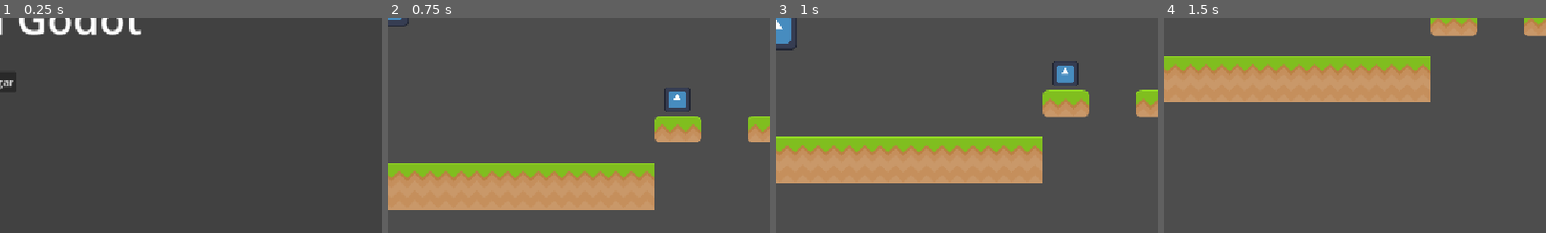
Above: before the commit, frames 1-4 (left to right).
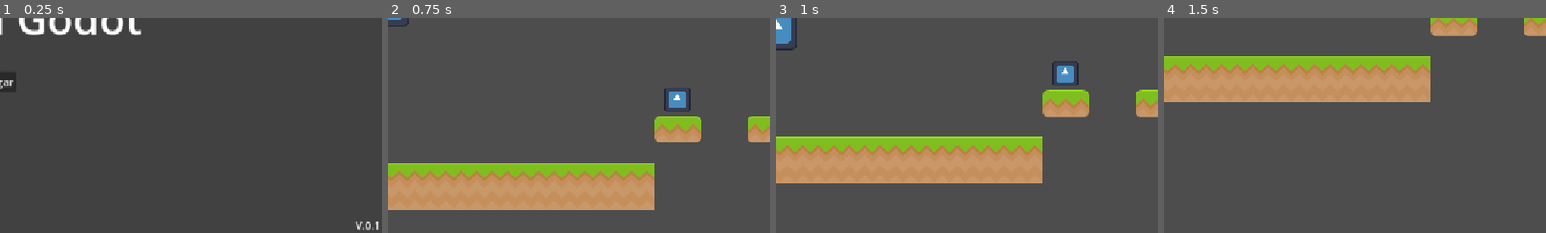
Above: after the commit, the same moments.

Repository: ntGeo/Godot_1
Game: Godot game, scene res://menú.tscn
The game is run twice, just before and just after one commit, with the same random seed, the same clock (stepped at 60 frames per second) and the same inputs. The engine's default icon, where the game draws it, is replaced by a stand-in: a white triangle on a blue panel in a dark square.
Inputs:
- Up to frame 1 (0.25 s): no input
- Up to frame 2 (0.75 s): click "Jugar" at 0.5 s
- Up to frame 3 (1 s): no input
- Up to frame 4 (1.5 s): tap Enter (ui_accept) at 1.25 s; hold Right (ui_right) from 1.28 s (still down)
The pictures show only the part of the screen within x 50-100%, y 50-100%; the shares and areas given below are measured in that part.

The runs differ from the first frame. In frame 1, 0.1% of the frame differs, in the area x 93-100%, y 94-99%; in frame 2, nothing differs; in frame 3, nothing differs; in frame 4, nothing differs.

Commit message:
Etiqueta versión

Diff:
--- a/menú.tscn
+++ b/menú.tscn
@@ -51,3 +51,16 @@
 grow_horizontal = 2
 grow_vertical = 2
 text = "Jugar"
+
+[node name="Version" type="Label" parent="." unique_id=4360750]
+layout_mode = 1
+anchors_preset = 3
+anchor_left = 1.0
+anchor_top = 1.0
+anchor_right = 1.0
+anchor_bottom = 1.0
+offset_left = -40.0
+offset_top = -23.0
+grow_horizontal = 0
+grow_vertical = 0
+text = "V.0.1"
